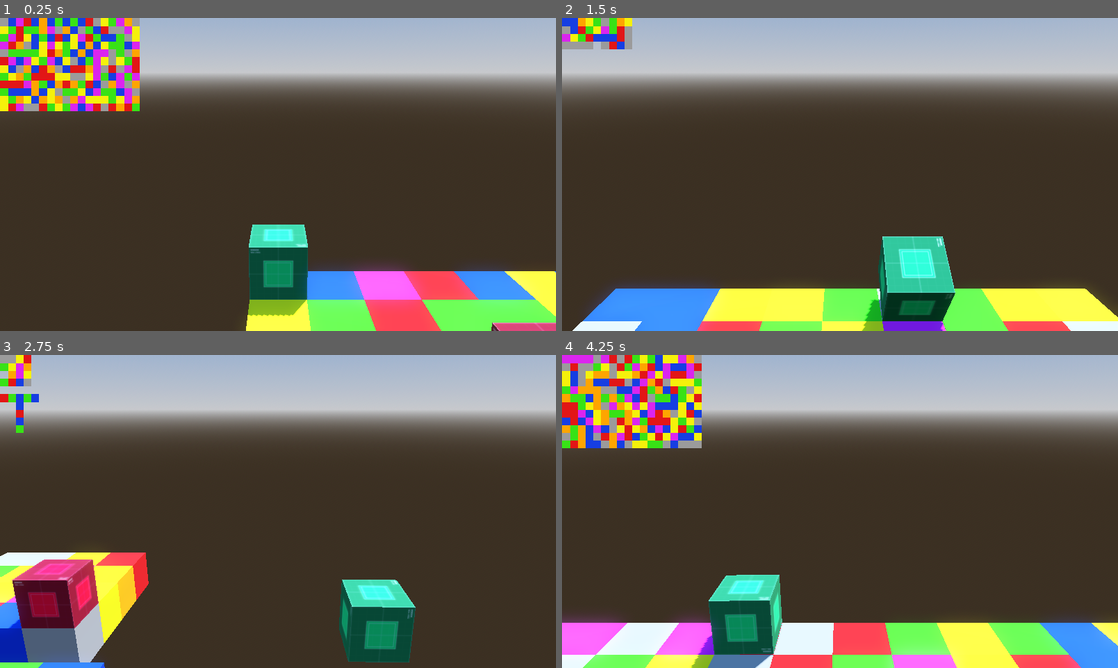
Above: before the commit, frames 1-4 (two rows, left to right).
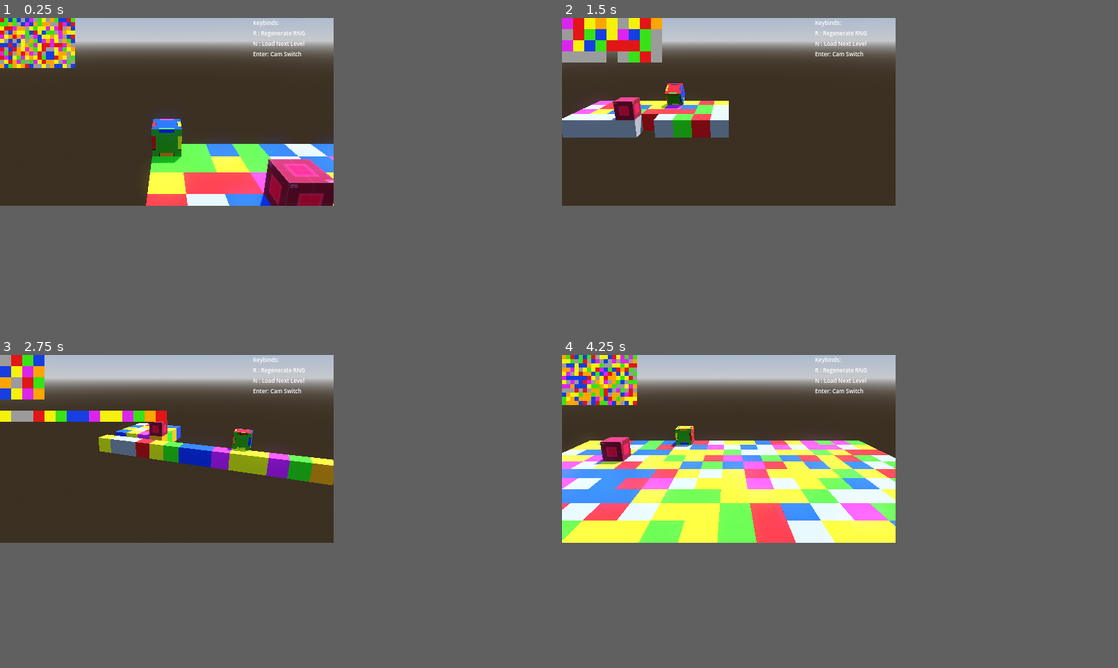
Above: after the commit, the same moments.

Repository: garrettjwilke/cu-on-pa
Game: Godot game, scene res://scenes/3d/game_base.tscn
Two runs of this game, one before a commit and one after it. Both use one fixed random seed, a clock stepped at 60 frames per second and the inputs below.
Inputs:
- Up to frame 1 (0.25 s): no input
- Up to frame 2 (1.5 s): tap Enter (ui_accept) at 0.5, 0.77, 0.8, 1.07, 1.35 s; hold D (right) 0.53-1.28 s; tap N (level_next) at 0.6 s; hold S (back) from 1.28 s (still down)
- Up to frame 3 (2.75 s): tap Enter (ui_accept) at 1.52, 1.82, 2.3 s; tap N (level_next) at 1.55, 2.1 s; release S (back) at 2.03 s; hold D (right) from 2.03 s (still down)
- Up to frame 4 (4.25 s): release D (right) at 2.78 s; hold W (forward) 2.78-3.53 s; tap N (level_next) at 2.85 s; tap Enter (ui_accept) at 3.02, 3.32, 3.6, 3.77, 4.07 s; hold A (left) from 3.53 s (still down); tap R (reset) at 4.15 s
In our replay, the window is 800x450 before the commit and 480x270 after it. These sizes can differ from the game's own. Grey fills any space a smaller window leaves; there, only what the larger window draws over its background counts as a difference.

The runs differ from the first frame. In frame 1, 44% of the frame differs, in the area x 0-100%, y 0-100%; in frame 2, 41%; in frame 3, 37%; in frame 4, 59%.

Commit message:
fixed many things

Diff:
--- /dev/null
+++ b/data/defaults.json
@@ -0,0 +1,21 @@
+{
+	"WINDOW_TITLE" : "Cu-On-Pa",
+	"TILE_SIZE_2D" : 16,
+	"RESOLUTION": [1280,720],
+	"RNG_SEED" : "cu-on-pa random seed",
+	"COLOR_BLANK" : "#9B9B9B",
+	"COLOR_BLUE" : "#163ee2",
+	"COLOR_RED" : "#e21616",
+	"COLOR_GREEN" : "#38e216",
+	"COLOR_YELLOW" : "#f5f10b",
+	"COLOR_PURPLE" : "#db25ee",
+	"COLOR_ORANGE" : "#fea500",
+	"LEVEL_MATRIX" : [
+		[10,20,30,40],
+		[40,50,60,70],
+		[70,10,20,30],
+		[40,50,60,70],
+		[00,00,00,00],
+		[80,10,80,20,80,30,80,40,80,50,80,60,80,70,80]
+	],
+}
--- a/levels/LEVEL_1.json
+++ b/levels/LEVEL_1.json
@@ -1,16 +1,17 @@
 {
-	"data" : [
-		[8,8,8,8,8,8,8,8,8,8,8,8,8,8,8,8,8,8],
-		[8,8,8,8,8,8,8,8,8,8,8,8,8,8,8,8,8,8],
-		[8,8,8,8,8,8,8,8,8,8,8,8,8,8,8,8,8,8],
-		[8,8,8,8,8,8,8,8,8,8,8,8,8,8,8,8,8,8],
-		[8,8,8,8,8,8,8,8,8,8,8,8,8,8,8,8,8,8],
-		[8,8,8,8,8,8,8,8,8,8,8,8,8,8,8,8,8,8],
-		[8,8,8,8,8,8,8,8,8,8,8,8,8,8,8,8,8,8],
-		[8,8,8,8,8,8,8,8,8,8,8,8,8,8,8,8,8,8],
-		[8,8,8,8,8,8,8,8,8,8,8,8,8,8,8,8,8,8],
-		[8,8,8,8,8,8,8,8,8,8,8,8,8,8,8,8,8,8],
-		[8,8,8,8,8,8,8,8,8,8,8,8,8,8,8,8,8,8],
-		[8,8,8,8,8,8,8,8,8,8,8,8,8,8,8,8,8,8],
+	"TILE_SIZE_2D" : 6,
+	"LEVEL_MATRIX" : [
+		[80,80,80,81,80,80,80,81,80,80,80,80,81,80,80,80,80,80],
+		[80,80,80,80,81,80,80,80,81,80,80,81,80,80,80,80,80,80],
+		[80,80,80,81,80,80,80,80,81,81,80,80,80,81,81,80,80,80],
+		[80,80,81,81,80,81,80,80,81,81,81,80,80,80,81,81,80,80],
+		[80,80,80,81,81,80,80,81,81,81,81,80,80,80,80,80,80,80],
+		[81,80,80,81,80,81,81,80,80,81,81,81,81,80,81,80,80,80],
+		[80,81,81,81,80,80,80,81,81,80,81,80,80,80,80,81,80,80],
+		[81,81,81,80,81,80,80,81,81,80,80,81,81,80,80,80,80,81],
+		[80,81,80,81,81,80,80,80,81,80,80,80,81,80,80,81,80,80],
+		[80,81,81,81,81,81,81,80,80,80,80,81,81,81,81,81,80,80],
+		[81,81,81,81,81,81,81,81,81,81,80,80,80,80,80,80,80,80],
+		[80,80,80,80,80,80,80,80,80,80,80,81,81,81,81,81,81,81],
 	]
 }
--- a/levels/LEVEL_2.json
+++ b/levels/LEVEL_2.json
@@ -1,8 +1,9 @@
 {
-	"data" : [
-		[8,8,8,8,8,8,8,8,8],
-		[1,2,3,4,5,6,4,3,1],
-		[6,5,4,3,2,2,2,3,1],
-		[1,1,1,1,0,1,3,2,1]
+	"TILE_SIZE_2D" : 16,
+	"LEVEL_MATRIX" : [
+		[80,80,80,80,80,80,80,80,80],
+		[10,20,30,40,50,60,40,30,10],
+		[60,50,40,30,20,20,20,30,10],
+		[10,10,10,10,00,10,30,20,10]
 	]
 }
--- a/levels/LEVEL_3.json
+++ b/levels/LEVEL_3.json
@@ -1,10 +1,13 @@
 {
-	"data" : [
-		[1,2,3,4,5,6,7,8],
-		[1,2,3,4,5,6,7,8],
-		[1,2,3,4,5,6,7,8],
-		[1,2,3,4,5,6,7,8],
-		[1,2,3,4,5,6,7,8],
-		[1,2,3,4,5,6,7,8],
+	"TILE_SIZE_2D" : 12,
+	"LEVEL_MATRIX" : [
+		[10,20,30,40,50,60,70,80],
+		[10,20,30,40,50,60,70,80],
+		[10,20,30,40,50,60,70,80],
+		[10,20,30,40,50,60,70,80],
+		[10,20,30,40,50,60,70,80],
+		[10,20,30,40,50,60,70,80],
+		["the parser will skip junk data like this"],
+		["sdaf","fdds","345234","hmls.hello", "a_a"]
 	]
 }
--- a/project.godot
+++ b/project.godot
@@ -23,6 +23,8 @@
 
 [display]
 
+window/size/viewport_width=480
+window/size/viewport_height=270
 window/stretch/mode="viewport"
 
 [input]
@@ -61,3 +63,7 @@
 "events": [Object(InputEventKey,"resource_local_to_scene":false,"resource_name":"","device":-1,"window_id":0,"alt_pressed":false,"shift_pressed":false,"ctrl_pressed":false,"meta_pressed":false,"pressed":false,"keycode":0,"physical_keycode":78,"key_label":0,"unicode":110,"echo":false,"script":null)
 ]
 }
+
+[rendering]
+
+textures/canvas_textures/default_texture_filter=0
--- a/scenes/3d/cube_3d.tscn
+++ b/scenes/3d/cube_3d.tscn
@@ -1,14 +1,13 @@
 [gd_scene load_steps=6 format=3 uid="uid://c5a2v6m2bufp0"]
 
 [ext_resource type="Script" path="res://scripts/cube_3d.gd" id="1_km0ke"]
-[ext_resource type="Texture2D" uid="uid://jtqxpm6wlv3n" path="res://textures/green_box.png" id="2_30dom"]
+[ext_resource type="Texture2D" uid="uid://xn6yw4v7ocep" path="res://textures/cube_easy.png" id="2_lhuqw"]
 
-[sub_resource type="StandardMaterial3D" id="StandardMaterial3D_lyjw7"]
-albedo_texture = ExtResource("2_30dom")
-uv1_scale = Vector3(3, 2, 1)
+[sub_resource type="BoxMesh" id="BoxMesh_6ywqc"]
 
-[sub_resource type="BoxMesh" id="BoxMesh_8q2na"]
-material = SubResource("StandardMaterial3D_lyjw7")
+[sub_resource type="StandardMaterial3D" id="StandardMaterial3D_m8eqb"]
+albedo_texture = ExtResource("2_lhuqw")
+texture_filter = 0
 
 [sub_resource type="BoxShape3D" id="BoxShape3D_ps3m2"]
 
@@ -19,8 +18,9 @@
 [node name="Pivot" type="Node3D" parent="."]
 
 [node name="MeshInstance3D" type="MeshInstance3D" parent="Pivot"]
-transform = Transform3D(1, 0, 0, 0, 1, 0, 0, 0, 1, 0, 0.5, 0)
-mesh = SubResource("BoxMesh_8q2na")
+transform = Transform3D(1, 0, 0, 0, 1, 0, 0, 0, 1, 2.08165e-12, 0.5, 2.08165e-12)
+mesh = SubResource("BoxMesh_6ywqc")
+surface_material_override/0 = SubResource("StandardMaterial3D_m8eqb")
 
 [node name="CollisionShape3D" type="CollisionShape3D" parent="."]
 transform = Transform3D(1, 0, 0, 0, 1, 0, 0, 0, 1, 0, 0.5, 0)
--- a/scenes/3d/view_3d.tscn
+++ b/scenes/3d/view_3d.tscn
@@ -32,6 +32,17 @@
 transform = Transform3D(1, 0, 0, 0, 0.965926, 0.258819, 0, -0.258819, 0.965926, 0, 3.5, 7)
 fov = 44.5
 
+[node name="Label" type="Label" parent="Camera3D"]
+custom_minimum_size = Vector2(75, 75)
+offset_left = 364.0
+offset_top = 1.0
+offset_right = 515.0
+offset_bottom = 102.0
+text = "Keybinds:
+R : Regenerate RNG
+N : Load Next Level
+Enter: Cam Switch"
+
 [node name="Cube" parent="." instance=ExtResource("2_x1n4d")]
 transform = Transform3D(1, 0, 0, 0, 1, 0, 0, 0, 1, 2.08165e-12, 2.08165e-12, 2.08165e-12)
 
--- a/scripts/base_3d.gd
+++ b/scripts/base_3d.gd
@@ -1,11 +1,23 @@
 extends Node3D
 
-var cam_offset = Vector3(0, 4, 6)
-var cam_speed = 4.0
+var cam_offset = Vector3(0, 4, 8)
+var static_cam_offset = Vector3(10,4,18)
+var cam_speed = 3.0
+var DYNAMIC_CAM = true
 
 func _ready():
+	get_node("Camera3D/Label").add_theme_font_size_override("font_size", 8)
 	hmls.update_tiles("3d")
-	#hmls.update_tiles("3d", "add")
 
 func _process(delta):
-	$Camera3D.position = lerp($Camera3D.position, $Cube.position + cam_offset, cam_speed * delta)
+	if DYNAMIC_CAM == true:
+		$Camera3D.position = lerp($Camera3D.position, $Cube.position + cam_offset, cam_speed * delta)
+		$Camera3D.rotation = Vector3(-0.3,0,0)
+	else:
+		$Camera3D.position = static_cam_offset
+		$Camera3D.rotation = Vector3(-0.3,0.4,0)
+	if Input.is_action_just_pressed("ui_accept"):
+		if DYNAMIC_CAM == true:
+			DYNAMIC_CAM = false
+		else:
+			DYNAMIC_CAM = true
--- a/scripts/cube_3d.gd
+++ b/scripts/cube_3d.gd
@@ -8,15 +8,14 @@
 var rolling = false
 
 func _physics_process(_delta):
-	var forward = Vector3.FORWARD
 	if Input.is_action_pressed("forward"):
-		roll(forward)
+		roll(Vector3.FORWARD)
 	if Input.is_action_pressed("back"):
-		roll(-forward)
+		roll(Vector3.BACK)
 	if Input.is_action_pressed("right"):
-		roll(forward.cross(Vector3.UP))
+		roll(Vector3.RIGHT)
 	if Input.is_action_pressed("left"):
-		roll(-forward.cross(Vector3.UP))
+		roll(Vector3.LEFT)
 	if Input.is_action_just_pressed("reset"):
 		hmls.update_tiles("reset")
 	if Input.is_action_just_pressed("level_next"):
@@ -26,13 +25,22 @@
 	# Do nothing if we're currently rolling.
 	if rolling:
 		return
-
 	# Cast a ray to check for obstacles
 	var space = get_world_3d().direct_space_state
 	var ray = PhysicsRayQueryParameters3D.create(mesh.global_position,
 			mesh.global_position + dir * cube_size, collision_mask, [self])
 	var collision = space.intersect_ray(ray)
 	if collision:
+		match int(collision.normal.x):
+			-1:
+				hmls.debug_message("cube_3d.gd - roll()","right side collision detected")
+			1:
+				hmls.debug_message("cube_3d.gd - roll()","left side collision detected")
+		match int(collision.normal.z):
+			-1:
+				hmls.debug_message("cube_3d.gd - roll()","bottom side collision detected")
+			1:
+				hmls.debug_message("cube_3d.gd - roll()","top side collision detected")
 		return
 
 	rolling = true
@@ -54,3 +62,4 @@
 	mesh.position = Vector3(0, cube_size / 2, 0)
 	mesh.global_transform.basis = b
 	rolling = false
+	hmls.update_cube_position(Vector2(int(position.x), int(position.z)))
--- a/scripts/hmls.gd
+++ b/scripts/hmls.gd
@@ -1,32 +1,67 @@
 extends Node
 
-# set colors
-var COLOR_BLANK = "#9B9B9B"
-var COLOR_BLUE = "#163ee2"
-var COLOR_RED = "#e21616"
-var COLOR_GREEN = "#38e216"
-var COLOR_YELLOW = "#f5f10b"
-var COLOR_PURPLE = "#db25ee"
-var COLOR_ORANGE = "#fea500"
+var DEBUG = true
+
+var RESOLUTION = get_default("RESOLUTION")
+
+func debug_message(TYPE, MESSAGE):
+	if DEBUG == true:
+		print(TYPE)
+		print(MESSAGE)
 
 # set the tile size for the 2d tiles
-var TILE_SIZE_2D = 16
+var TILE_SIZE_2D = get_default("TILE_SIZE_2D")
 
 # this will get set with the level data later
 var LEVEL_MATRIX = []
 # every time a tile is spawned, this NODE_COUNTER goes up
 var NODE_COUNTER = 0
 
+var CUBE_POSITION = Vector2()
+func update_cube_position(position):
+	CUBE_POSITION = position
+	debug_message("",str("cube position: ", CUBE_POSITION.x, " ", CUBE_POSITION.y))
+
 # to transfer the 3d level to 2d, we keep track of the CURRENT_LEVEL
 var CURRENT_LEVEL = []
 func reset_current_level():
+	debug_message("hmls.reset_current_level()", "")
 	CURRENT_LEVEL = []
+
+func get_default(setting):
+	var file = FileAccess.open("res://data/defaults.json", FileAccess.READ)
+	var DEFAULTS = JSON.parse_string(file.get_as_text())
+	match setting:
+		"WINDOW_TITLE":
+			return DEFAULTS.WINDOW_TITLE
+		"RNG_SEED":
+			return DEFAULTS.RNG_SEED
+		"TILE_SIZE_2D":
+			return DEFAULTS.TILE_SIZE_2D
+		"RESOLUTION":
+			return Vector2(DEFAULTS.RESOLUTION[0], DEFAULTS.RESOLUTION[1])
+		"LEVEL_MATRIX":
+			return DEFAULTS.LEVEL_MATRIX
+		"COLOR_BLANK":
+			return DEFAULTS.COLOR_BLANK
+		"COLOR_BLUE":
+			return DEFAULTS.COLOR_BLUE
+		"COLOR_GREEN":
+			return DEFAULTS.COLOR_GREEN
+		"COLOR_ORANGE":
+			return DEFAULTS.COLOR_ORANGE
+		"COLOR_PURPLE":
+			return DEFAULTS.COLOR_PURPLE
+		"COLOR_RED":
+			return DEFAULTS.COLOR_RED
+		"COLOR_YELLOW":
+			return DEFAULTS.COLOR_YELLOW
 
 # the 'new_rng_number' is created every time the 'rng()' function is run
 var new_rng_number = 0
-var rng_seed = "hmls test"
+var RNG_SEED = get_default("RNG_SEED")
 func update_rng_seed(new_seed):
-	rng_seed = new_seed
+	RNG_SEED = new_seed
 
 # keep track of all the nodes that are spawned
 var mesh_spawn_names = []
@@ -40,88 +75,92 @@
 func rng(MIN, MAX):
 	new_rng_number += 1
 	var number = RandomNumberGenerator.new()
-	var new_seed = str(rng_seed + str(new_rng_number)).hash()
+	var new_seed = str(RNG_SEED + str(new_rng_number)).hash()
 	number.randomize()
 	number.set_seed(new_seed)
 	number = number.randi_range(MIN, MAX)
 	return number
 
-# if there is no level to load, it will load this
-func default_level():
-	var LEVEL_DEFAULT = [
-		[rng(1,7),rng(1,7),rng(1,7),rng(1,7)],
-		[4,5,6,7],
-		[0,7,6,5],
-		[4,3,2,1],
-		[0,0,0,0],
-		[rng(2,7),rng(2,7),rng(2,7),rng(2,7),rng(2,7)],
-		[0,0,rng(2,7),0,0],
-		[0,0,rng(2,7),0,0],
-		[0,0,rng(2,7),0,0],
-		[0,0,rng(2,7),0,0],
-	]
-	return LEVEL_DEFAULT
-
 # starting level
 var LEVEL = 0
 func update_level():
 	LEVEL += 1
+	debug_message("hmls.update_level()", str("level = ", LEVEL))
 
 # this will return COLOR and NAME
 func get_color(cell):
 	var COLOR
 	var NAME
 	var NEW_CELL = cell
-	match str(cell):
+	var ATTRIBUTE
+	# the json file has numbers that represent the colors/attributes listed here
+	# placing the sequence [1,2,3,4] will output the following colors:
+	# # blank(gray), blue, red, green
+	match str(cell).left(1):
 		"0":
 			COLOR = "null"
 			NAME = "null"
 		"1":
-			COLOR = COLOR_BLANK
+			COLOR = get_default("COLOR_BLANK")
 			NAME = "blank"
 		"2":
-			COLOR = COLOR_BLUE
+			COLOR = get_default("COLOR_RED")
+			NAME = "red"
+		"3":
+			COLOR = get_default("COLOR_GREEN")
+			NAME = "green"
+		"4":
+			COLOR = get_default("COLOR_BLUE")
 			NAME = "blue"
-		"3":
-			COLOR = COLOR_RED
-			NAME = "red"
-		"4":
-			COLOR = COLOR_GREEN
-			NAME = "green"
 		"5":
-			COLOR = COLOR_YELLOW
+			COLOR = get_default("COLOR_YELLOW")
 			NAME = "yellow"
 		"6":
-			COLOR = COLOR_PURPLE
+			COLOR = get_default("COLOR_PURPLE")
 			NAME = "purple"
 		"7":
-			COLOR = COLOR_ORANGE
+			COLOR = get_default("COLOR_ORANGE")
 			NAME = "orange"
 		"8":
-			NEW_CELL = rng(1,7)
-			COLOR = get_color(NEW_CELL)[0]
-			NAME = "rng"
+			var NEW_DATA = get_color(rng(1,7))
+			NEW_CELL = NEW_DATA[2]
+			COLOR = NEW_DATA[0]
+			NAME = NEW_DATA[1]
+		"hmls.hello":
+			debug_message("get_color() - hmls.hello","hello")
+			COLOR = "null"
+			NAME = "null"
 		_:
 			COLOR = "null"
 			NAME = "null"
-	return [COLOR, NAME, NEW_CELL]
+	# set attributes to tiles from 2nd number in cell
+	match str(cell).right(1):
+		"0":
+			ATTRIBUTE = "regular"
+		"1":
+			ATTRIBUTE = "bomb"
+	return [COLOR, NAME, NEW_CELL, ATTRIBUTE]
 
 # this will spawn after the update_tiles() is ran
 func tile_spawn(x, y, MODE, cell):
-	var CURRENT_TILE
-	var DATA = get_color(cell)
-	var COLOR = DATA[0]
+	# get_color() returns an array with html color codes and attributes
+	var CELL_DATA = get_color(cell)
+	var COLOR = CELL_DATA[0]
 	# if the cell is set to RNG, then set the LEVEL_MATRIX to the new RNG number
-	if cell == 8:
-		LEVEL_MATRIX[y][x] = DATA[2]
+	# it gets the left number (which is the color)
+	if int(str(cell).left(1)) == 8:
+		# it sets the new number from the rng, but sets the old number on the right (which is the attribute)
+		LEVEL_MATRIX[y][x] = int(str(CELL_DATA[2],str(cell).right(1)))
 	# set the NAME based on the get_color function
-	var NAME = DATA[1]
+	var NAME = CELL_DATA[1]
+	var ATTRIBUTE = CELL_DATA[3]
 	# set the CURRENT_LEVEL so the 2d view can update later
 	CURRENT_LEVEL = LEVEL_MATRIX
 	if COLOR == "null":
 		return
 	# add the tile if valid
 	NODE_COUNTER += 1
+	var CURRENT_TILE
 	if MODE == "3d":
 		CURRENT_TILE = MeshInstance3D.new()
 		CURRENT_TILE.mesh = BoxMesh.new()
@@ -134,50 +173,61 @@
 		CURRENT_TILE.size = Vector2(TILE_SIZE_2D, TILE_SIZE_2D)
 		CURRENT_TILE.position = Vector2(x * TILE_SIZE_2D, y * TILE_SIZE_2D)
 		CURRENT_TILE.color = COLOR
-	CURRENT_TILE.name = str(MODE, "_", NAME, "_", NODE_COUNTER)
+	CURRENT_TILE.name = str(x,"x",y,"_",NAME, "_", NODE_COUNTER)
 	add_child(CURRENT_TILE)
 	update_mesh_spawn_names(CURRENT_TILE.name)
 
 # this is the first function to run to spawn tiles
 func update_tiles(MODE):
-	var x = 0
-	var y = 0
 	# check if the level exists and load it as LEVEL_MATRIX
 	var LEVEL_STRING = str("res://levels/LEVEL_", LEVEL, ".json")
 	if not FileAccess.file_exists(LEVEL_STRING):
-		LEVEL_MATRIX = default_level()
+		LEVEL_MATRIX = get_default("LEVEL_MATRIX")
+		TILE_SIZE_2D = get_default("TILE_SIZE_2D")
 		LEVEL = 0
 	else:
 		var file = FileAccess.open(LEVEL_STRING, FileAccess.READ)
-		var data = JSON.parse_string(file.get_as_text())
-		if data.has("data"):
-			LEVEL_MATRIX = data.data
+		var level_data = JSON.parse_string(file.get_as_text())
+		# check if the level json has TILE_SIZE_2D
+		if level_data.has("TILE_SIZE_2D"):
+			TILE_SIZE_2D = level_data.TILE_SIZE_2D
+		else:
+			TILE_SIZE_2D = get_default("TILE_SIZE_2D")
+		# check if level json even has level data
+		if level_data.has("LEVEL_MATRIX"):
+			LEVEL_MATRIX = level_data.LEVEL_MATRIX
+		else:
+			LEVEL_MATRIX = get_default("LEVEL_MATRIX")
 	# if reset, then delete all nodes and update_tiles for 3d and 2d
 	if MODE == "reset":
 		for i in mesh_spawn_names:
 			remove_child(get_node(str(i)))
 		update_mesh_spawn_names("!!delete")
+		# set CURRENT_LEVEL to empty and fill it with 2d, then 3d
 		CURRENT_LEVEL = []
+		update_tiles("3d")
 		update_tiles("2d")
-		update_tiles("3d")
 	else:
 		# if the CURRENT_LEVEL is not empty, set last LEVEL_MATRIX
+		# this is so that when we draw the 2d tiles, none of the RNG is re-generated
 		if CURRENT_LEVEL != []:
 			LEVEL_MATRIX = CURRENT_LEVEL
-			# set CURRENT_LEVEL to empty
-			CURRENT_LEVEL = []
+			debug_message("current level", CURRENT_LEVEL)
 		# spawn individual tiles
+		var x = 0
+		var y = 0
 		for row in LEVEL_MATRIX:
 			for cell in row:
 				tile_spawn(x, y, MODE, cell)
+				# increment x so the next cell will be read correctly
 				x += 1
+			# set x back to 0 and increment y to read the next row
 			x = 0
 			y += 1
+		# reset the node counter so when 2d draws, the nodes start at 1
 		NODE_COUNTER = 0
 
 func _ready():
+	DisplayServer.window_set_title(get_default("WINDOW_TITLE"))
+	DisplayServer.window_set_size(RESOLUTION)
 	update_level()
-
-# Called every frame. 'delta' is the elapsed time since the previous frame.
-func _process(_delta):
-	pass
Binary file added: textures/cube_easy.png
Not shown, changed: textures/cube_easy.png.import
Binary file removed: textures/green_box.png
Not shown, removed: textures/green_box.png.import
Binary file removed: textures/texture_01.png
Not shown, changed: README.md
Not shown, added: textures/cube_easy.kra
Not shown, added: textures/source_cube.kra
